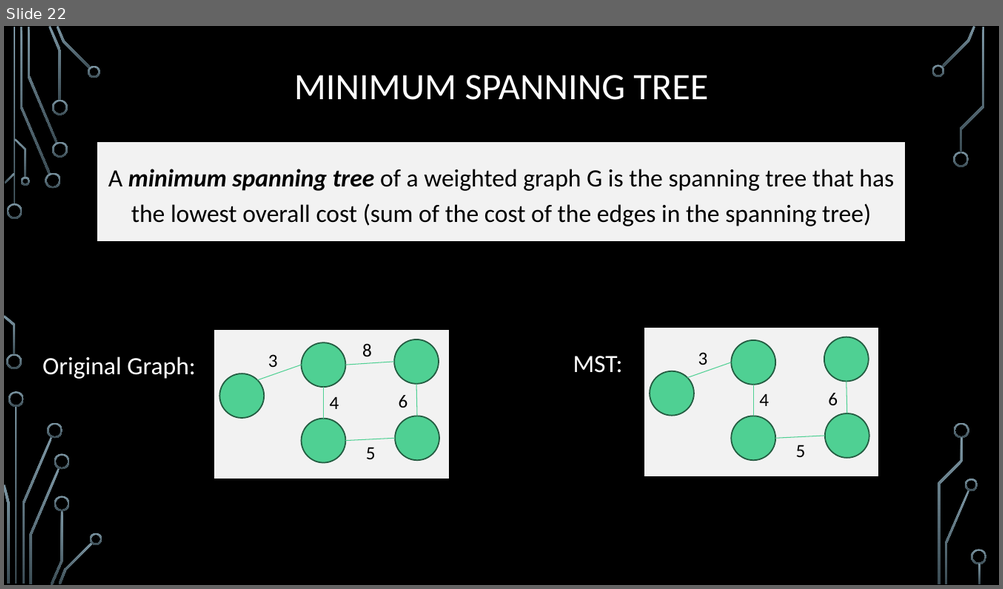
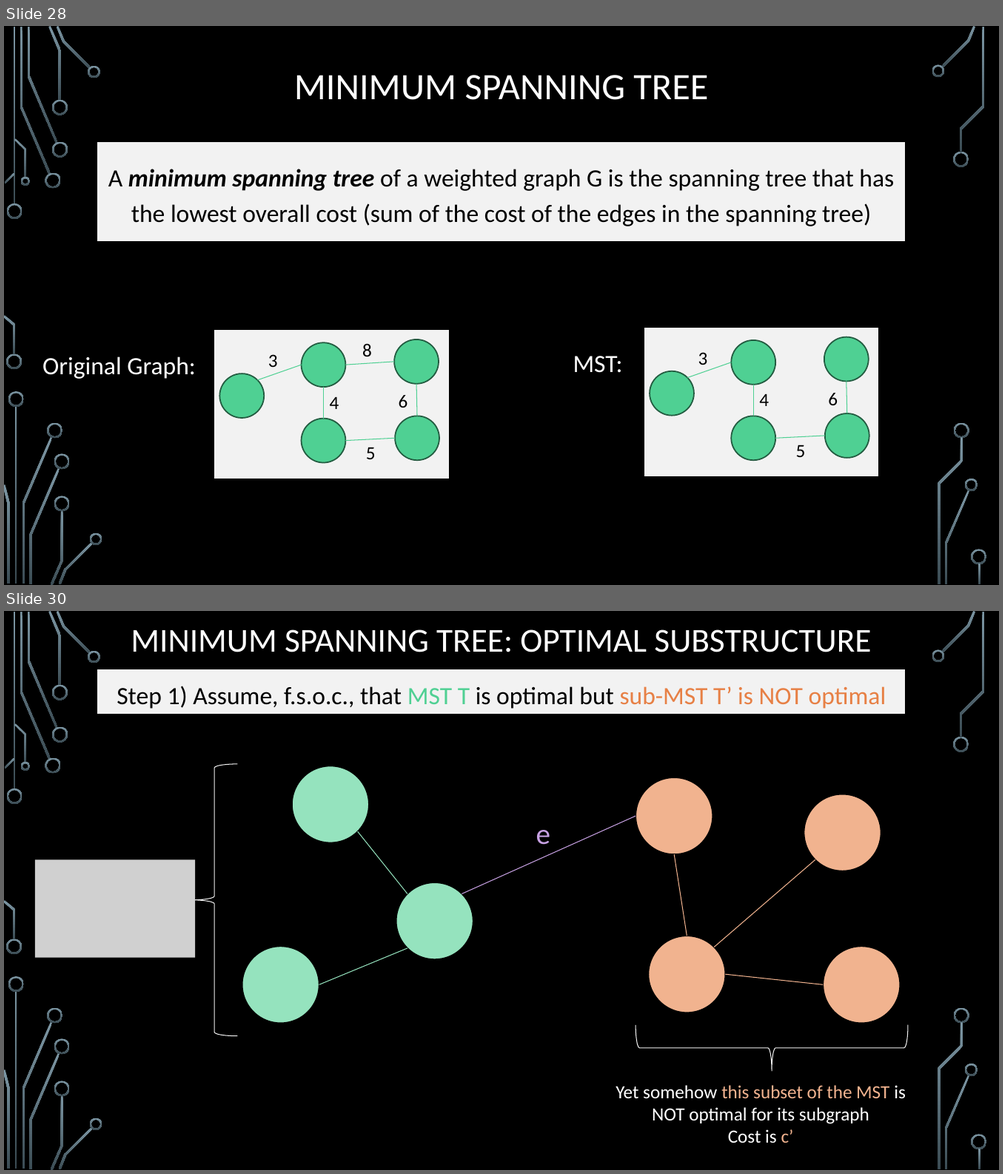
Before and after one commit to markfloryan/dsa2, a slide deck: slides/03-2-DijkstraAndPrim.pptx. Shown one above the other, each under a label of ours: slide 22 before the commit, slides 28 and 30 after it; the slides between them are not shown. The pictures are 1003x589 and 1003x1174 pixels, drawn with LibreOffice and Linux fonts; fonts in the diff are those of the drawing; grey boxes stand for pictures; background and template pictures are left out. Boxes give left, top, right and bottom in pixels: in the first picture for what was removed or moved away, otherwise in the second. Text is boxed around its words. In the diff, an @@ line names an element or a change of style, - is before the commit and + after.

```diff
--- a/slides/03-2-DijkstraAndPrim.pptx
+++ b/slides/03-2-DijkstraAndPrim.pptx
@@ slide 30 added at box(4, 611, 999, 1170), background picture (left out); not listed: 36 template elements that a slide beside it also shows @@
@@ title added at box(131, 629, 871, 652), 32.4 pt, text #FFFFFF @@
+MINIMUM SPANNING TREE: OPTIMAL SUBSTRUCTURE
@@ rectangle added at box(97, 669, 905, 715), fill #F2F2F2, outline #000000 0.75 pt, 24 pt, text #000000 @@
+Step 1) Assume, f.s.o.c., that MST T is optimal but sub-MST T’ is NOT optimal
@@ left brace added at box(191, 764, 238, 1037), outline #F2F2F2 0.75 pt @@
@@ group added at box(242, 766, 900, 1024): 7 ellipses, 6 lines, 1 text @@
+e
@@ picture added at box(34, 860, 195, 958) @@
@@ left brace added at box(635, 1025, 908, 1072), outline #F2F2F2 0.75 pt @@
@@ text added at box(615, 1085, 905, 1144), 18 pt, text #FFFFFF @@
+Yet somehow this subset of the MST is NOT optimal for its subgraph
+Cost is c’
@@ what was slide 22 is now slide 28 @@
```
Also in this commit, not shown: 8 slides changed, 11 other slides added, 1 other file.
